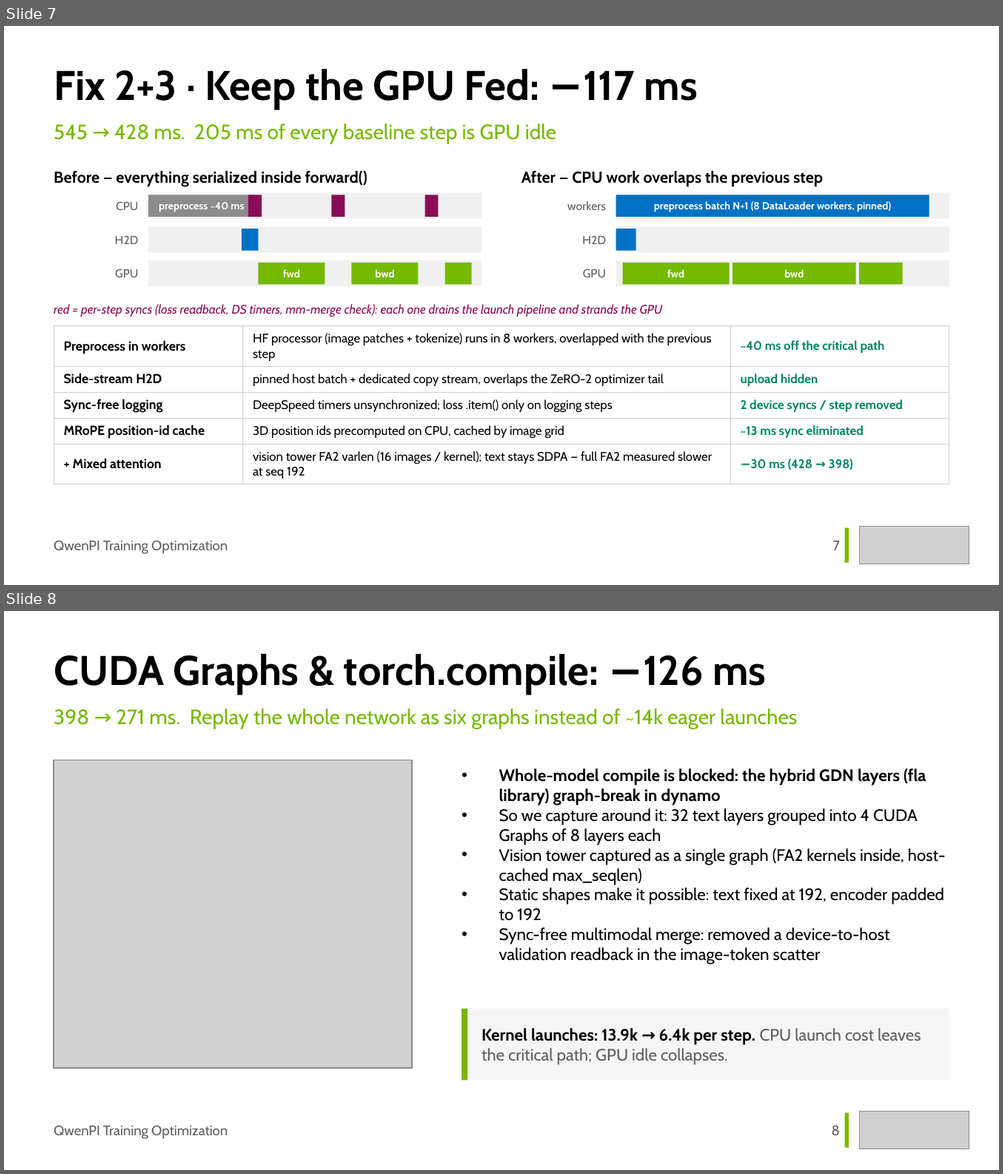
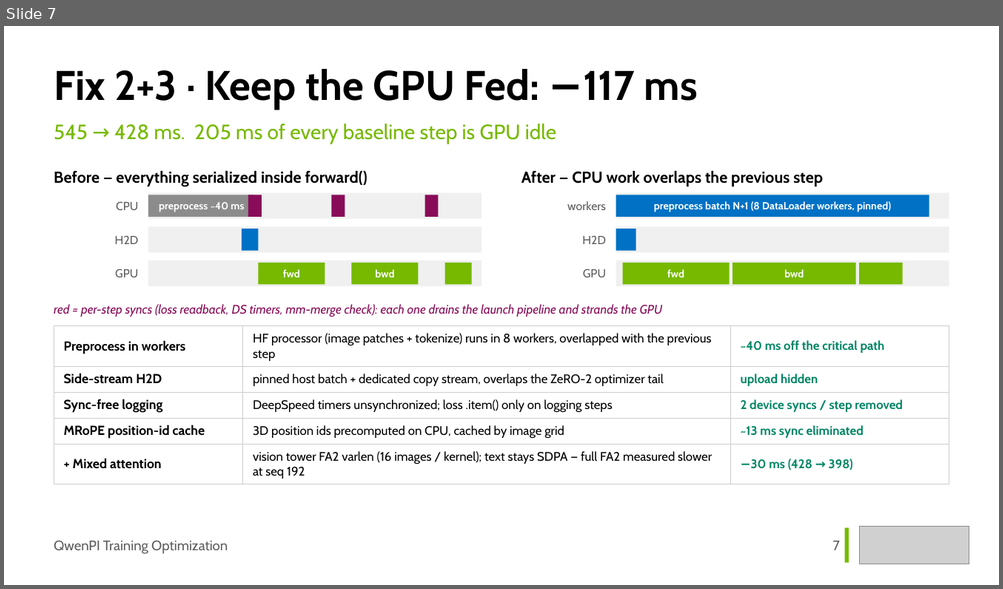
Before and after one commit to Holworth/starVLA, a slide deck: docs/slides/qwenpi-optimization.pptx. Shown one above the other, each under a label of ours: slides 7 and 8 before the commit, slide 7 after it. The pictures are 1003x1174 and 1003x589 pixels, drawn with LibreOffice and Linux fonts; fonts in the diff are those of the drawing; grey boxes stand for pictures. Boxes give left, top, right and bottom in pixels: in the first picture for what was removed or moved away, otherwise in the second. Text is boxed around its words. In the diff, an @@ line names an element or a change of style, - is before the commit and + after.

Commit message:
docs(slides): split CUDA Graphs into launch-bound evidence page and 4-vs-1 design page

```diff
--- a/docs/slides/qwenpi-optimization.pptx
+++ b/docs/slides/qwenpi-optimization.pptx
@@ slide 8 removed at (4, 611, 999, 1170), background #FFFFFF @@
@@ text removed at (54, 654, 765, 694) @@
-CUDA Graphs & torch.compile: −126 ms
@@ text removed at (54, 709, 797, 729) @@
-398 → 271 ms. Replay the whole network as six graphs instead of ~14k eager launches
@@ picture removed at (54, 760, 412, 1068) @@
@@ text removed at (499, 769, 945, 965) @@
-• Whole-model compile is blocked: the hybrid GDN layers (fla library) graph-break in dynamo
-• So we capture around it: 32 text layers grouped into 4 CUDA Graphs of 8 layers each
-• Vision tower captured as a single graph (FA2 kernels inside, host-cached max_seqlen)
-• Static shapes make it possible: text fixed at 192, encoder padded to 192
-• Sync-free multimodal merge: removed a device-to-host validation readback in the image-token scatter
@@ rectangle removed at (461, 1009, 949, 1080) @@
@@ rectangle removed at (461, 1009, 467, 1080) @@
@@ text removed at (481, 1028, 920, 1065) @@
-Kernel launches: 13.9k → 6.4k per step. CPU launch cost leaves the critical path; GPU idle collapses.
@@ rectangle removed at (845, 1113, 848, 1148) @@
@@ picture removed at (859, 1112, 969, 1150) @@
@@ text removed at (54, 1125, 227, 1139) @@
-QwenPI Training Optimization
@@ text removed at (831, 1125, 839, 1136) @@
-8
```
Also in this commit, not shown: 4 slides changed, 2 slides added, 1 other file.
